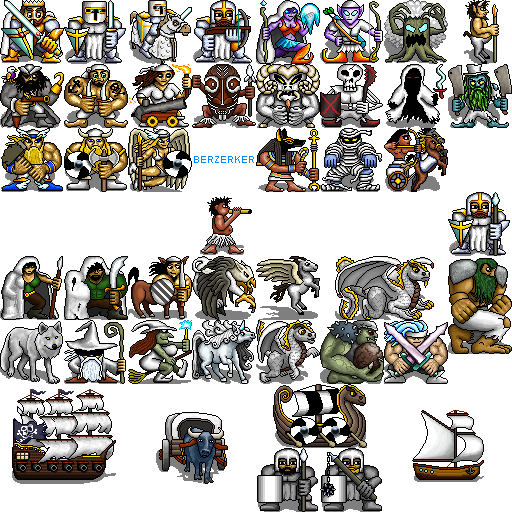
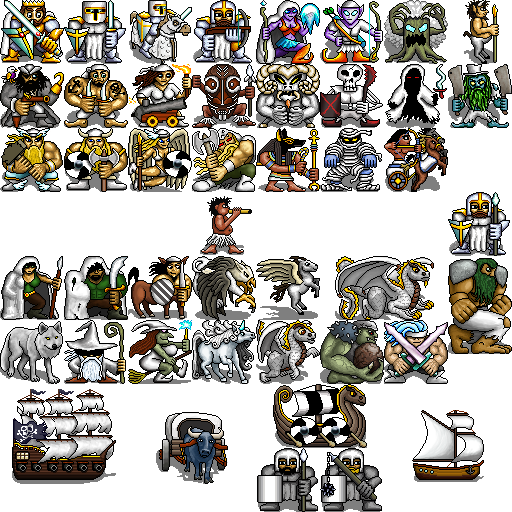
Layer changes from the first 512 × 512 image to the second:
painted on "Colour" over (3, 129, 255, 191)
painted on "Detail" over (1, 8, 482, 476)
painted on "Shadow" over (0, 120, 456, 475)
